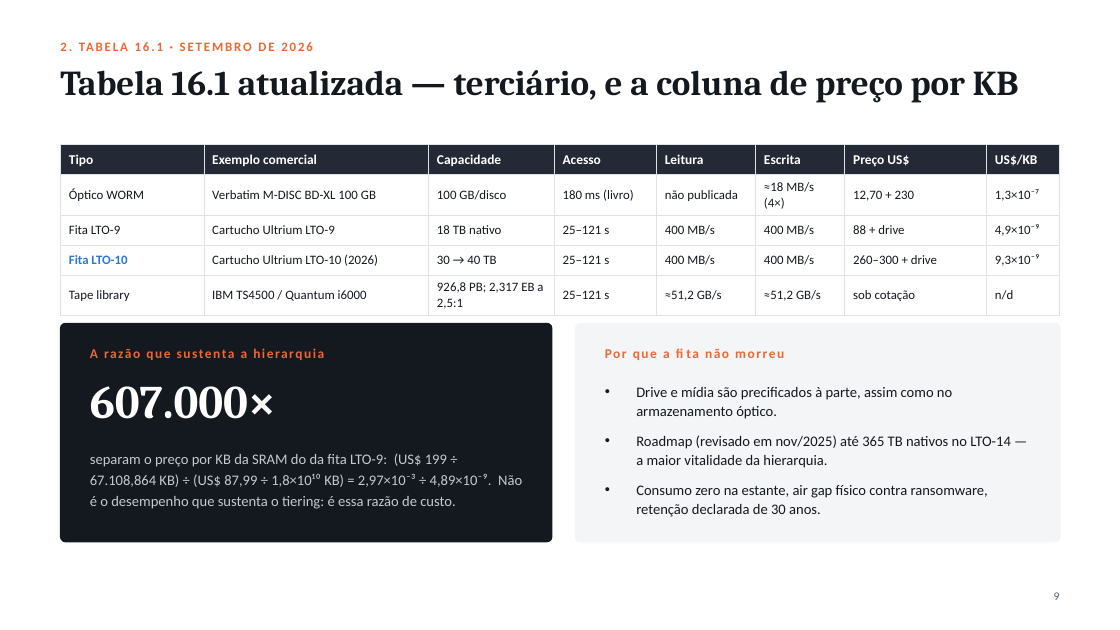
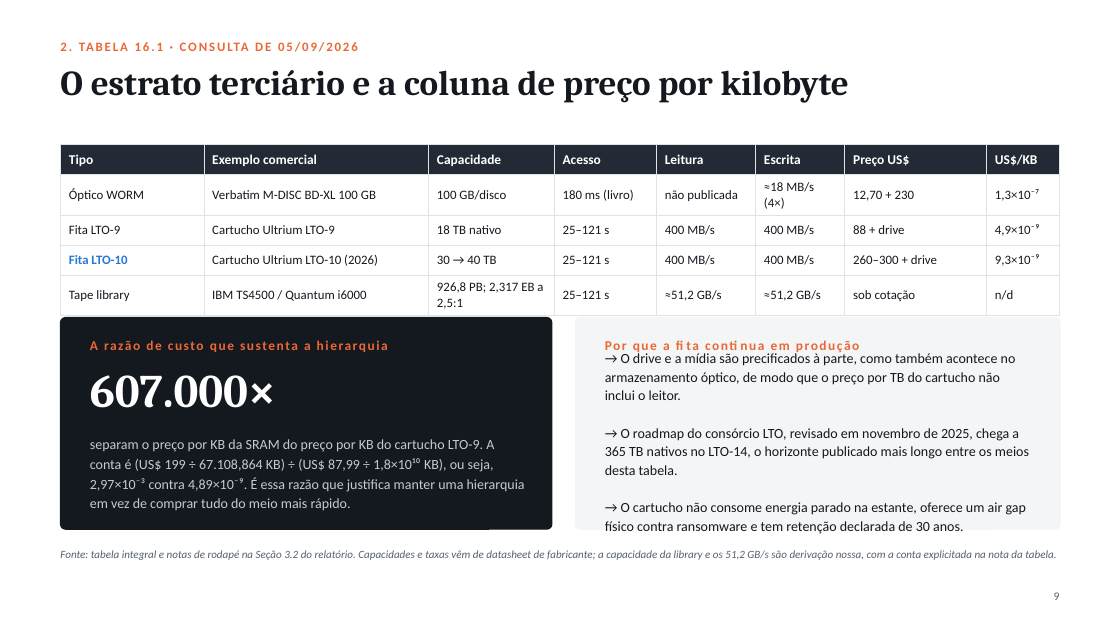
Before and after one commit to guilherme-hu/Trabalho-CBD, a slide deck: slide 10 of Storage e Interfaces/Slides_Armazenamento_SBD.pptx. Drawn at 1120x630 pixels with LibreOffice and Linux fonts; fonts in the diff are those of the drawing. Boxes give left, top, right and bottom in pixels: in the first picture for what was removed or moved away, otherwise in the second. Text is boxed around its words. In the diff, an @@ line names an element or a change of style, - is before the commit and + after.

Commit message:
Correção dos slides Storage parte Gui

```diff
--- a/Storage e Interfaces/Slides_Armazenamento_SBD.pptx
+++ b/Storage e Interfaces/Slides_Armazenamento_SBD.pptx
@@ text at (x1=60, y1=42, x2=912, y2=531): text changed @@
-2. TABELA 16.1 · SETEMBRO DE 2026
+2. TABELA 16.1 · CONSULTA DE 05/09/2026
@@ text at (x1=60, y1=70, x2=849, y2=103): text changed @@
-Tabela 16.1 atualizada — terciário, e a coluna de preço por KB
+O estrato terciário e a coluna de preço por kilobyte
@@ text at (x1=133, y1=284, x2=819, y2=558): text changed @@
-A razão que sustenta a hierarquia
+A razão de custo que sustenta a hierarquia
@@ rounded rectangle resized from (x1=60, y1=323, x2=552, y2=542) to (x1=60, y1=318, x2=552, y2=529) @@
@@ rounded rectangle at (x1=60, y1=318, x2=552, y2=529): proportions changed @@
@@ rounded rectangle at (x1=576, y1=318, x2=1060, y2=529): proportions changed @@
@@ rounded rectangle resized from (x1=576, y1=323, x2=1060, y2=542) to (x1=576, y1=318, x2=1060, y2=529) @@
@@ text at (x1=322, y1=343, x2=859, y2=491): text changed @@
-Por que a fita não morreu
+Por que a fita continua em produção
@@ text at (x1=605, y1=351, x2=1029, y2=534): text changed; size 12.5 to 12 pt @@
-• Drive e mídia são precificados à parte, assim como no armazenamento óptico.
-• Roadmap (revisado em nov/2025) até 365 TB nativos no LTO-14 — a maior vitalidade da hierarquia.
-• Consumo zero na estante, air gap físico contra ransomware, retenção declarada de 30 anos.
+→ O drive e a mídia são precificados à parte, como também acontece no armazenamento óptico, de modo que o preço por TB do cartucho não inclui o leitor.
+→ O roadmap do consórcio LTO, revisado em novembro de 2025, chega a 365 TB nativos no LTO-14, o horizonte publicado mais longo entre os meios desta tabela.
+→ O cartucho não consome energia parado na estante, oferece um air gap físico contra ransomware e tem retenção declarada de 30 anos.
@@ text "607.000×" moved from (x1=90, y1=386, x2=276, y2=419) to (x1=90, y1=375, x2=276, y2=408) @@
@@ text at (x1=90, y1=439, x2=525, y2=511): text changed; size 12.5 to 12 pt @@
-separam o preço por KB da SRAM do da fita LTO-9: (US$ 199 ÷ 67.108,864 KB) ÷ (US$ 87,99 ÷ 1,8×10¹⁰ KB) = 2,97×10⁻³ ÷ 4,89×10⁻⁹. Não é o desempenho que sustenta o tiering: é essa razão de custo.
+separam o preço por KB da SRAM do preço por KB do cartucho LTO-9. A conta é (US$ 199 ÷ 67.108,864 KB) ÷ (US$ 87,99 ÷ 1,8×10¹⁰ KB), ou seja, 2,97×10⁻³ contra 4,89×10⁻⁹. É essa razão que justifica manter uma hierarquia em vez de comprar tudo do meio mais rápido.
@@ text added at (x1=60, y1=550, x2=1056, y2=560), 9.5 pt, text #55606E, italic @@
+Fonte: tabela integral e notas de rodapé na Seção 3.2 do relatório. Capacidades e taxas vêm de datasheet de fabricante; a capacidade da library e os 51,2 GB/s são derivação nossa, com a conta explicitada na nota da tabela.
```
Also in this commit, not shown: 7 other slides changed, 1 other file.
